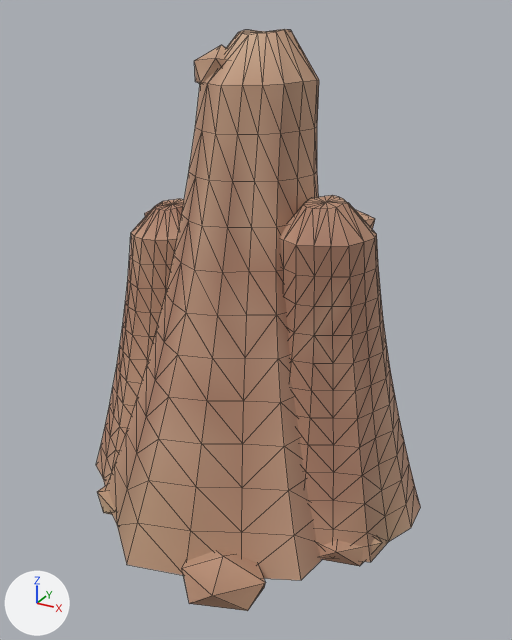
The glTF model game/assets/nature/biome/termite_mound_a.glb as it was, and as the next commit left it.
Both versions are drawn from a camera (50 mm lens) standing at (2.13, -3.58, 3.12) and looking at (0.15, 0.0, 1.33). Every picture has the same lights, and +X, +Y and +Z are marked at lower left. The first picture is the older version. Mesh edges are drawn as thin lines. Vertices at exactly the same position are counted once.

Names of what the first picture shows: 'termite_mound_a'.
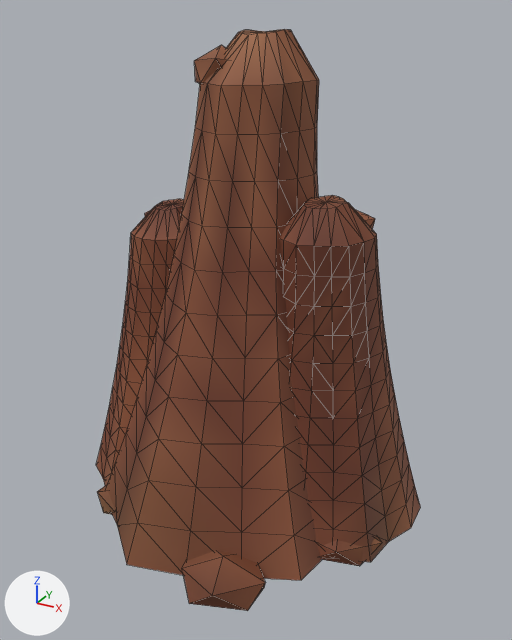
The change in detail:
me_termite_mound_a has 849 vertices, 1638 faces and spans x -1.22..1.22, y -1.13..0.98, z -0.05..3.02.
me_termite_mound_a is used by ob_termite_mound_a; location (0.001, 0.074, 0.0).
me_termite_mound_a part 1: 1001 faces centred in x -1.18..1.09, y -1.09..0.96, z -0.05..2.91 are repainted in the vertex colours; the middle colour goes from brown #b3876e to brown #743e28.
me_termite_mound_a part 2: 637 faces centred in x -1.14..1.2, y -1.01..0.95, z -0.04..3.01 are repainted in the vertex colours; the middle colour goes from beige #c1977d to brown #884f34.

Where the change shows, as pixel boxes (x1, y1, x2, y2) in the pictures (512 x 640 px):
part 1 of me_termite_mound_a, recoloured (darker)
    both: (97, 80, 393, 611)
part 2 of me_termite_mound_a, recoloured (beige to brown)
    both: (96, 29, 421, 580)
